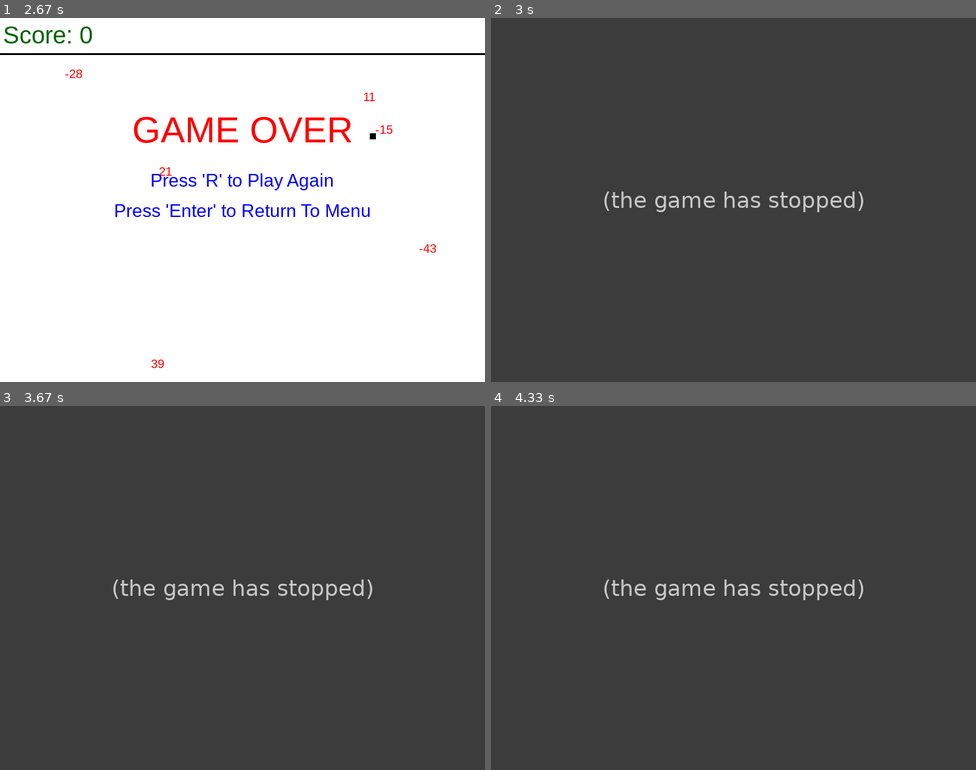
Above: before the commit, frames 1-4 (two rows, left to right).
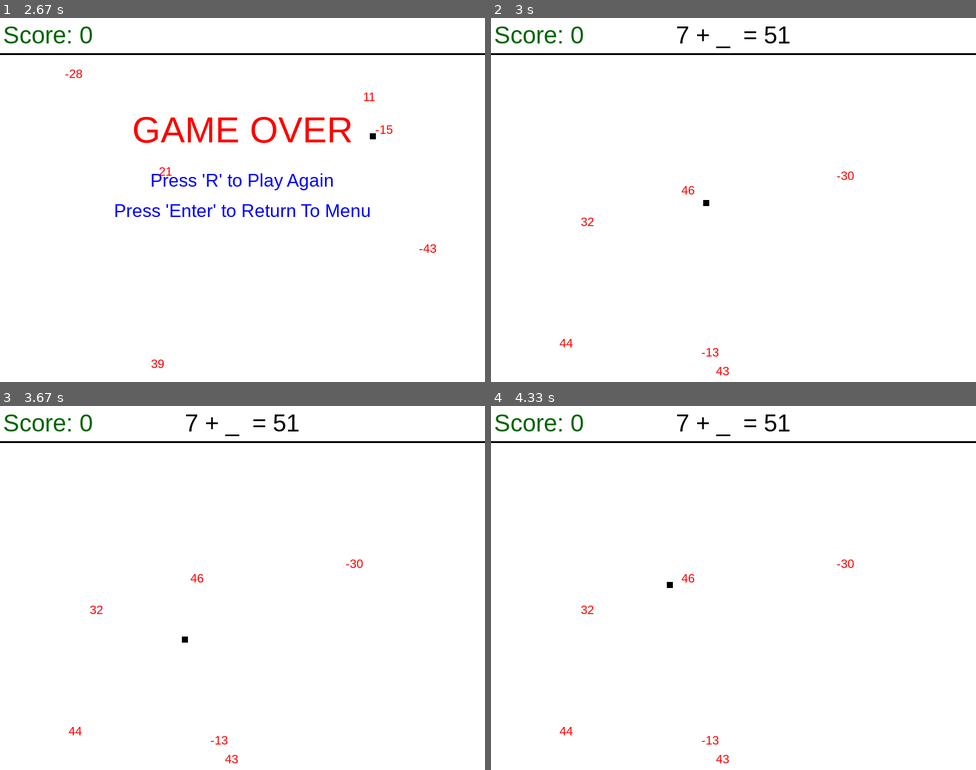
Above: after the commit, the same moments.

Repository: texascloud/gamejam
Game: pygame game, started from menu.py
Same seed, same stepped clock (60 frames per second), same inputs: the game is played once before the commit and once after it.
Inputs:
- Up to frame 1 (2.67 s): tap Enter at 0.33 s; hold Up 1.17-1.63 s; hold Right 1.67-2.13 s; hold Left from 2.17 s (still down)
- Up to frame 2 (3 s): release Left at 2.7 s; hold R from 2.73 s (still down)
- Up to frame 3 (3.67 s): release R at 3.03 s; hold Down 3.07-3.37 s; hold Left from 3.4 s (still down)
- Up to frame 4 (4.33 s): release Left at 3.8 s; hold Up 3.83-4.2 s; hold Right from 4.23 s (still down)

Frame 1 is identical in both runs. In frame 2, 100% of the frame differs, in the area x 0-100%, y 0-100%; in frame 3, 100%; in frame 4, 100%.
Error before the commit: TypeError: main() missing 1 required positional argument: 'hardMode' (game.py line 101); the game stopped at 2.73 s (later frames are placeholders)

Commit message:
This is the best version we have so far. Revert here if we fuck up

Diff:
--- a/game.py
+++ b/game.py
@@ -98,7 +98,7 @@
 					if event.key == pygame.K_RETURN:
 						exit = True
 					if event.key == pygame.K_r:
-						main()
+						main(hardMode)
 						exit = True
 
 	while not gameExit:
